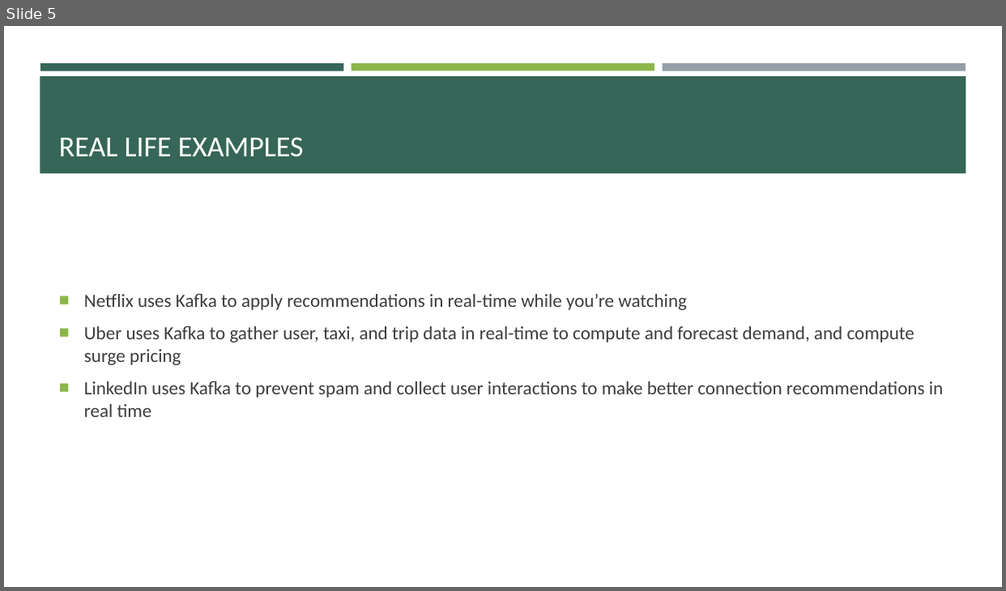
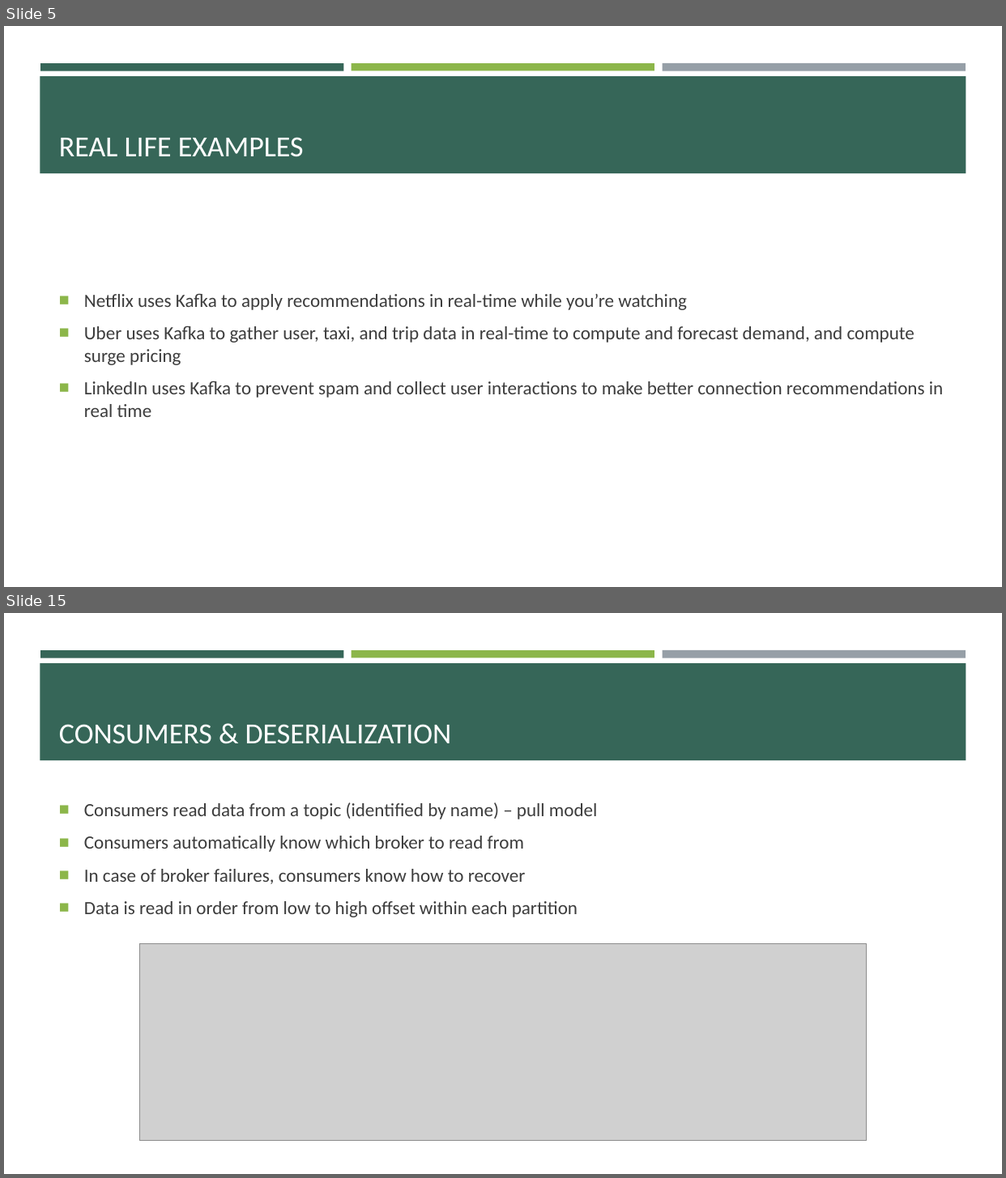
Before and after one commit to e-m-wilson/data_engineering, a slide deck: kafka/Kafka.pptx. Shown one above the other, each under a label of ours: slide 5 before the commit, slides 5 and 15 after it; the slides between them are not shown. The pictures are 1006x591 and 1006x1178 pixels, drawn with LibreOffice and Linux fonts; fonts in the diff are those of the drawing; grey boxes stand for pictures. Boxes give left, top, right and bottom in pixels: in the first picture for what was removed or moved away, otherwise in the second. Text is boxed around its words. In the diff, an @@ line names an element or a change of style, - is before the commit and + after.

```diff
--- a/kafka/Kafka.pptx
+++ b/kafka/Kafka.pptx
@@ slide 15 added at (x1=4, y1=613, x2=1002, y2=1174), background #FFFFFF; not listed: 4 template elements that a slide beside it also shows @@
@@ title added at (x1=59, y1=724, x2=452, y2=744), 28 pt, text #FFFFFF @@
+CONSUMERS & DESERIALIZATION
@@ text added at (x1=84, y1=803, x2=598, y2=918), 18 pt, text #3D3D3D @@
+■ Consumers read data from a topic (identified by name) – pull model
+■ Consumers automatically know which broker to read from
+■ In case of broker failures, consumers know how to recover
+■ Data is read in order from low to high offset within each partition
@@ picture added at (x1=140, y1=944, x2=867, y2=1142) @@
```
Also in this commit, not shown: 32 other slides added, 2 other files.
